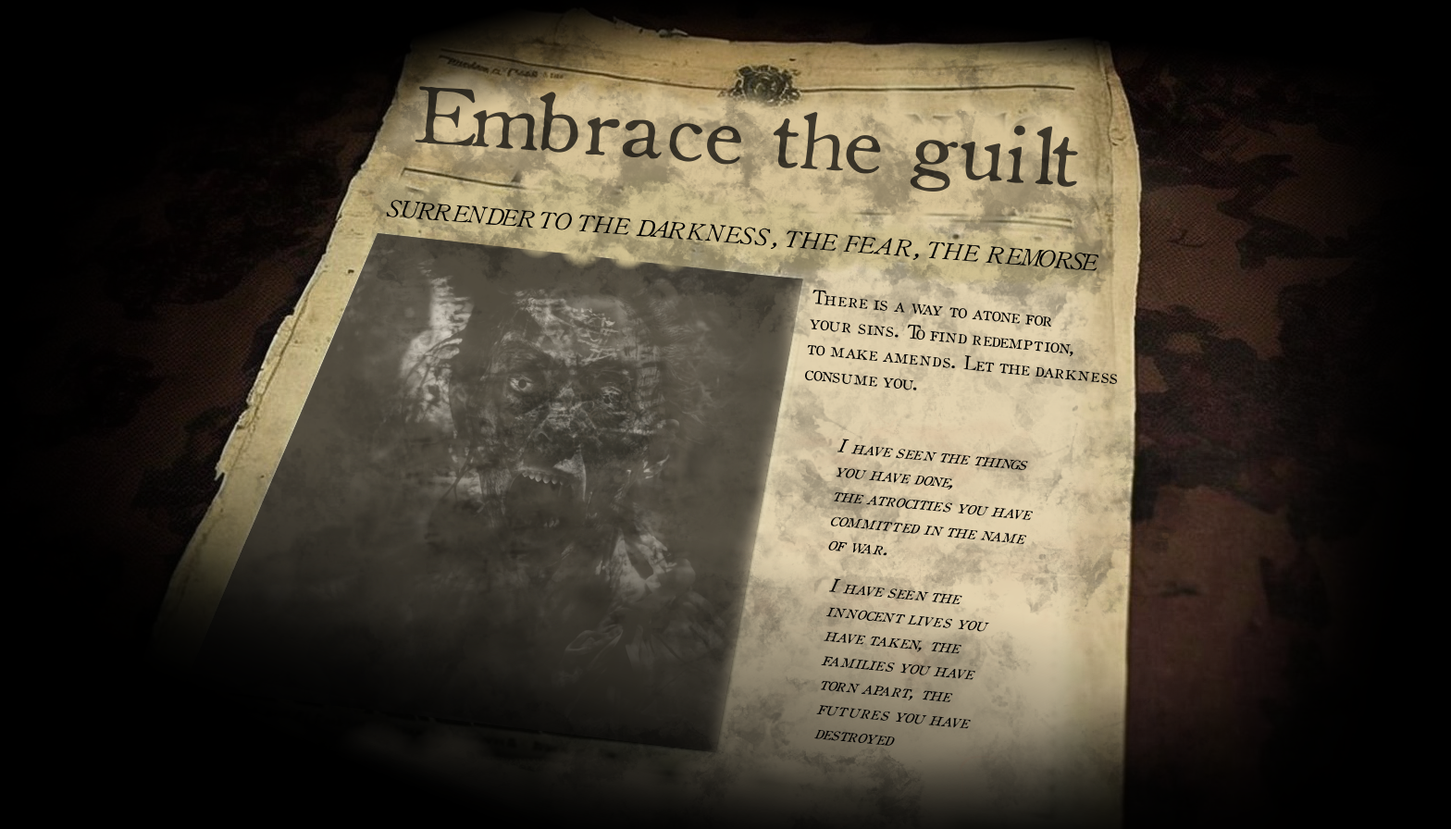
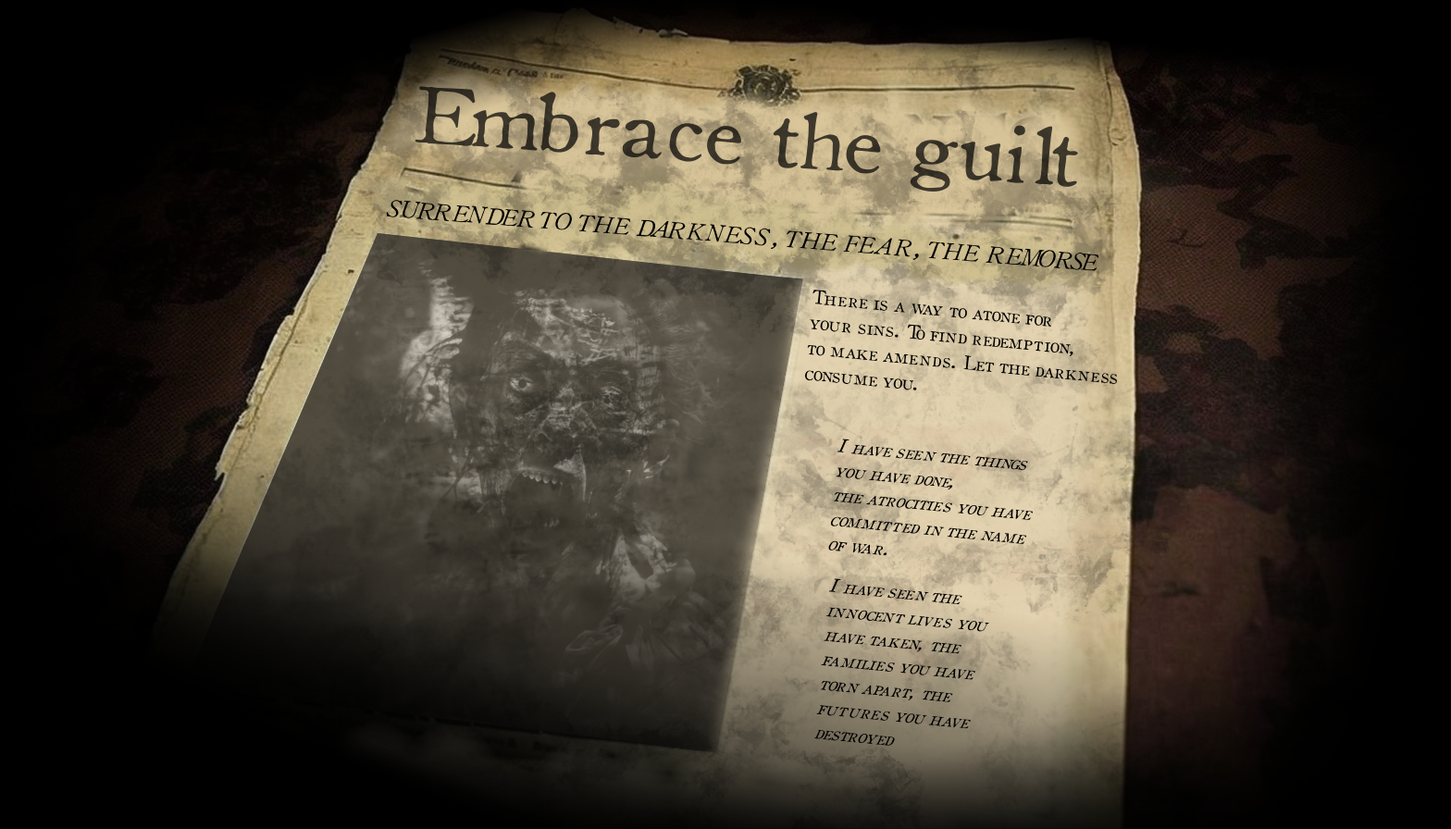
Revision of a layered 1451x829 image; what changed, layer by layer:
painted on "Paint Layer 19" over [480, 238, 985, 536]
painted on "Paint Layer 14" over [480, 238, 985, 536]
painted on "Paint Layer 13" over [775, 296, 800, 345]
painted on "Paint Layer 11" over [480, 238, 690, 284]
painted on "Paint Layer 10" over [480, 238, 985, 536]
painted on "Paint Layer 3" over [480, 238, 985, 536]
painted on "Paint Layer 2" over [480, 238, 985, 536]
painted on "paper 1.png" over [480, 238, 985, 536]
painted on "Paint Layer 15" over [480, 238, 800, 345]
painted on "Paint Layer 16" over [480, 238, 985, 536]
painted on "victim of war.png" over [480, 238, 800, 345]
